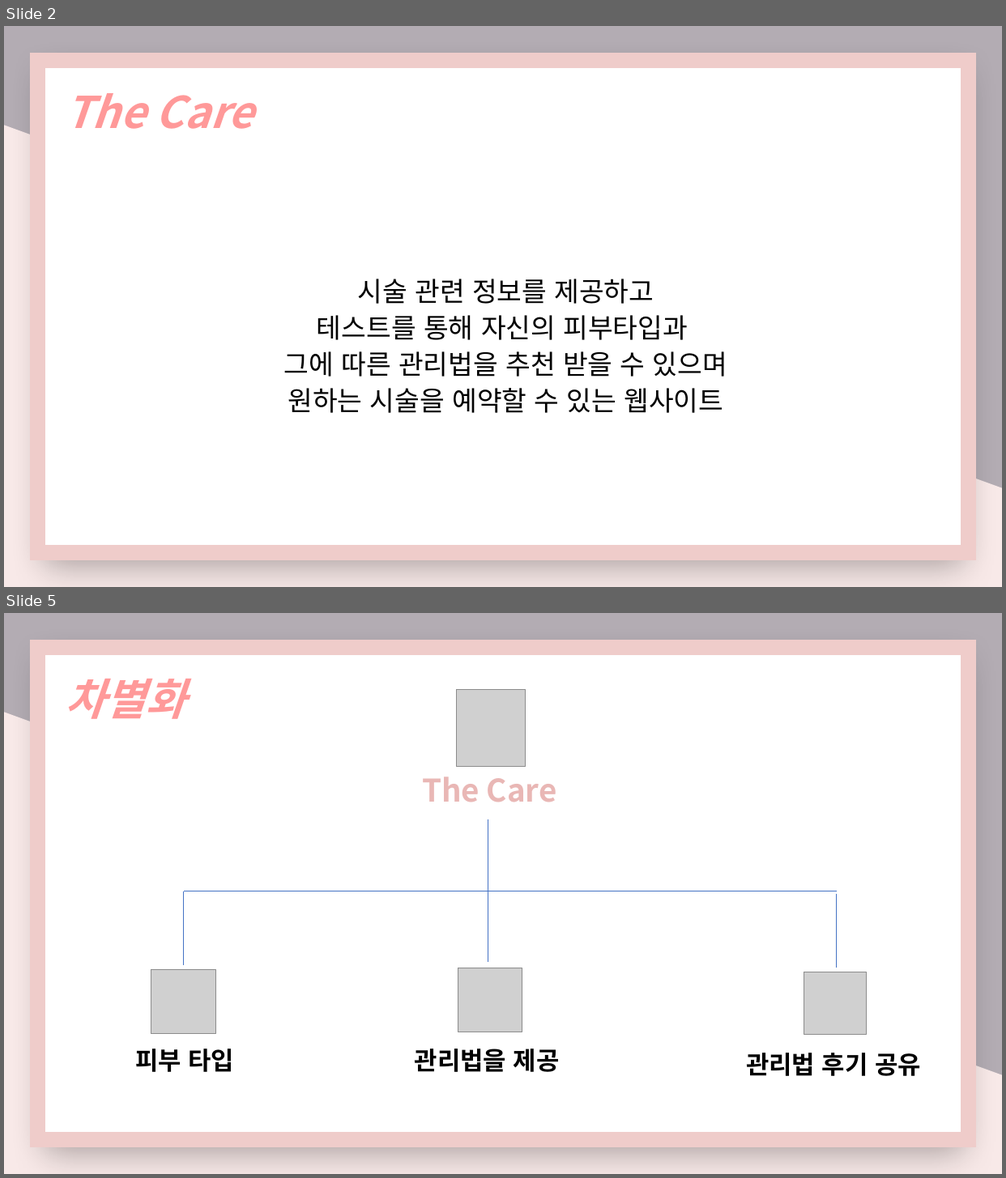
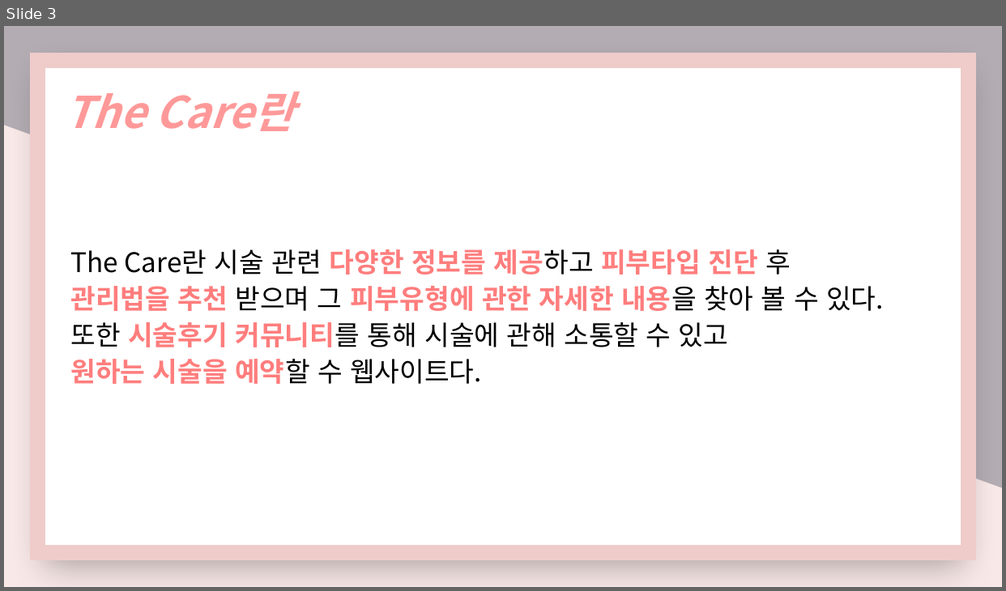
Before and after one commit to nimi2838/thecare, a slide deck: 김가율_봉하늘_조혜은(교수님).pptx. Shown one above the other, each under a label of ours: slides 2 and 5 before the commit, slide 3 after it; the slides between them are not shown. The pictures are 1006x1178 and 1006x591 pixels, drawn with LibreOffice and Linux fonts; fonts in the diff are those of the drawing; grey boxes stand for pictures. Boxes give left, top, right and bottom in pixels: in the first picture for what was removed or moved away, otherwise in the second. Text is boxed around its words. In the diff, an @@ line names an element or a change of style, - is before the commit and + after.

```diff
--- a/김가율_봉하늘_조혜은(교수님).pptx
+++ b/김가율_봉하늘_조혜은(교수님).pptx
@@ slide 5 removed at (x1=4, y1=613, x2=1002, y2=1174), background gradient #B3ACB3 to #F8E9E8 @@
@@ rectangle removed at (x1=38, y1=648, x2=969, y2=1140) @@
@@ text removed at (x1=65, y1=679, x2=185, y2=719) @@
-차별화
@@ picture removed at (x1=456, y1=689, x2=525, y2=766) @@
@@ text removed at (x1=422, y1=777, x2=557, y2=802) @@
-The Care
@@ line removed from (488, 820) to (488, 894) @@
@@ line removed from (488, 892) to (184, 892) @@
@@ line removed from (184, 892) to (184, 965) @@
@@ line removed from (488, 888) to (488, 962) @@
@@ line removed from (837, 892) to (488, 892) @@
@@ line removed from (837, 894) to (837, 968) @@
@@ picture removed at (x1=151, y1=969, x2=215, y2=1033) @@
@@ picture removed at (x1=458, y1=968, x2=522, y2=1032) @@
@@ picture removed at (x1=804, y1=973, x2=867, y2=1035) @@
@@ text removed at (x1=135, y1=1049, x2=234, y2=1072) @@
-피부 타입
@@ text removed at (x1=415, y1=1049, x2=560, y2=1072) @@
-관리법을 제공
@@ text removed at (x1=746, y1=1053, x2=921, y2=1076) @@
-관리법 후기 공유
@@ what was slide 2 is now slide 3 @@
@@ slide 3 changed as well @@
@@ text at (x1=65, y1=92, x2=294, y2=131): text changed @@
-The Care
+The Care란
@@ text at (x1=70, y1=250, x2=884, y2=384): text changed @@
-시술 관련 정보를 제공하고
-테스트를 통해 자신의 피부타입과
-그에 따른 관리법을 추천 받을 수 있으며
-원하는 시술을 예약할 수 있는 웹사이트
+The Care란 시술 관련 다양한 정보를 제공하고 피부타입 진단 후
+관리법을 추천 받으며 그 피부유형에 관한 자세한 내용을 찾아 볼 수 있다.
+또한 시술후기 커뮤니티를 통해 시술에 관해 소통할 수 있고
+원하는 시술을 예약할 수 웹사이트다.
```
Also in this commit, not shown: 2 other slides changed, 2 slides added, 2 other slides removed, 14 other files.
